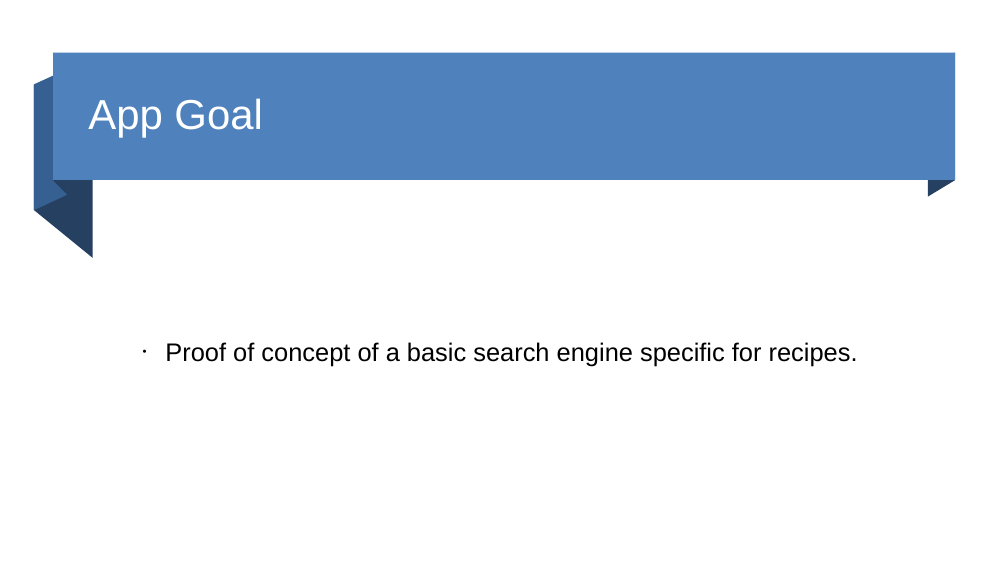
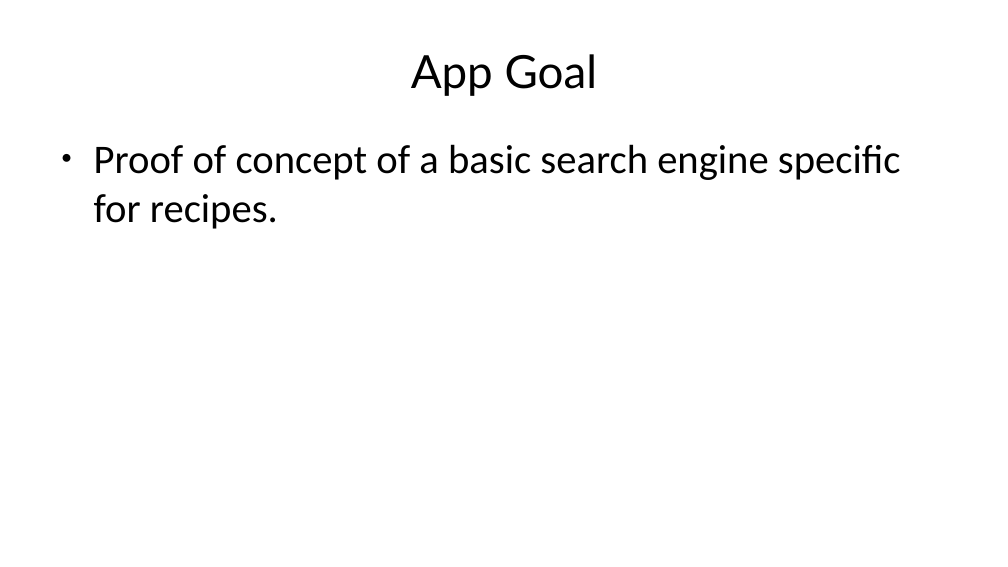
Before and after one commit to nicoDs96/recipes-SE, a slide deck: slide 2 of MACC APP SLIDES/tuna_pres.pptx. Drawn at 1008x567 pixels with LibreOffice and Linux fonts; fonts in the diff are those of the drawing. Boxes give left, top, right and bottom in pixels: in the first picture for what was removed or moved away, otherwise in the second. Text is boxed around its words. In the diff, an @@ line names an element or a change of style, - is before the commit and + after.

```diff
--- a/MACC APP SLIDES/tuna_pres.pptx
+++ b/MACC APP SLIDES/tuna_pres.pptx
@@ text "App Goal": place and size @@
-text "App Goal" at bbox=[88, 98, 262, 138]
+text "App Goal" at bbox=[411, 54, 598, 96]
@@ text "App Goal" at bbox=[411, 54, 598, 96]: size 33 to 36 pt, font Arial to Lato, text colour #FFFFFF to #000000; alignment left to centre; line spacing 0.9 to 1; less space between paragraphs @@
@@ freeform shape removed at bbox=[53, 53, 67, 195] @@
@@ rectangle removed at bbox=[53, 52, 955, 179] @@
@@ freeform shape removed at bbox=[928, 52, 956, 197] @@
@@ freeform shape removed at bbox=[34, 84, 92, 257] @@
@@ freeform shape removed at bbox=[34, 70, 67, 210] @@
@@ text "Proof of concept of a ...": place and size @@
-text "Proof of concept of a ..." at bbox=[165, 342, 858, 367]
+text "Proof of concept of a ..." at bbox=[94, 144, 901, 229]
@@ text "Proof of concept of a ..." at bbox=[94, 144, 901, 229]: size 20 to 32 pt, font Arial to Calibri; bullet • to ●; line spacing 0.9 to 1; vertical alignment middle to top @@
```
Also in this commit, not shown: 6 other slides changed, 4 other files.
